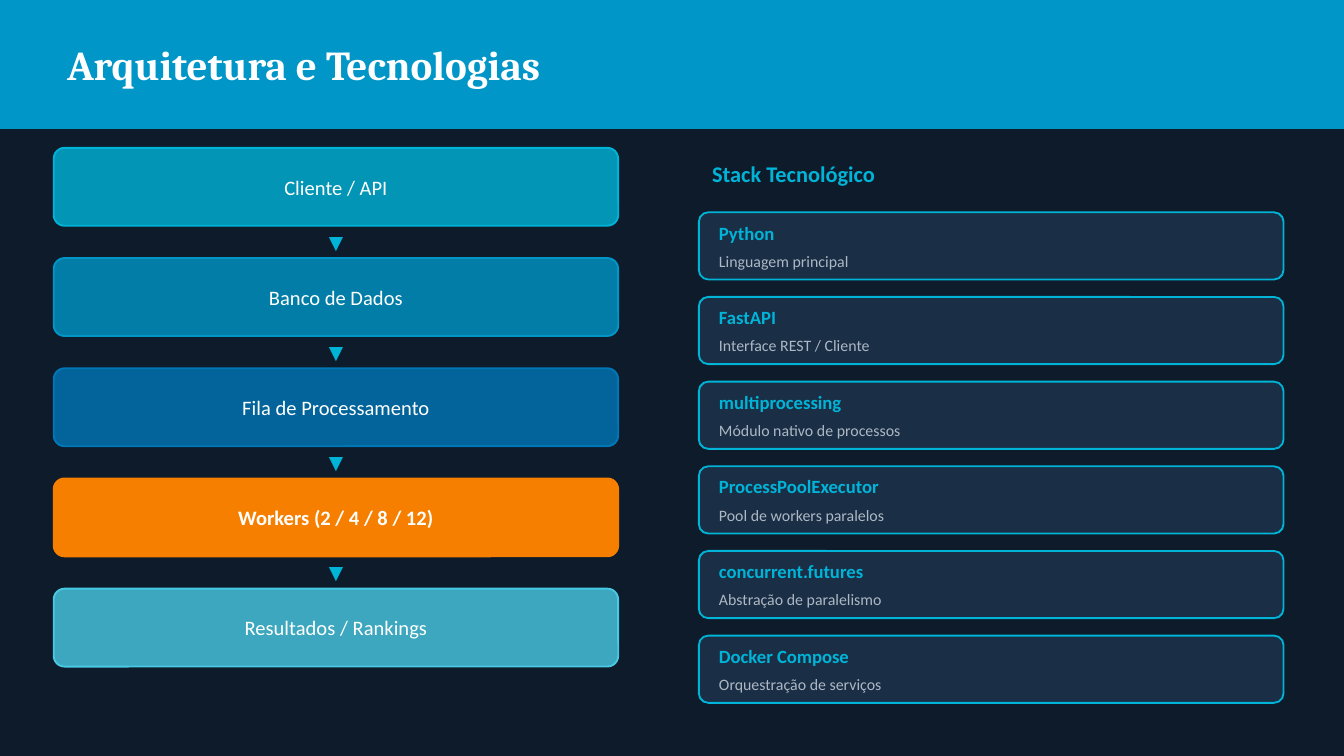
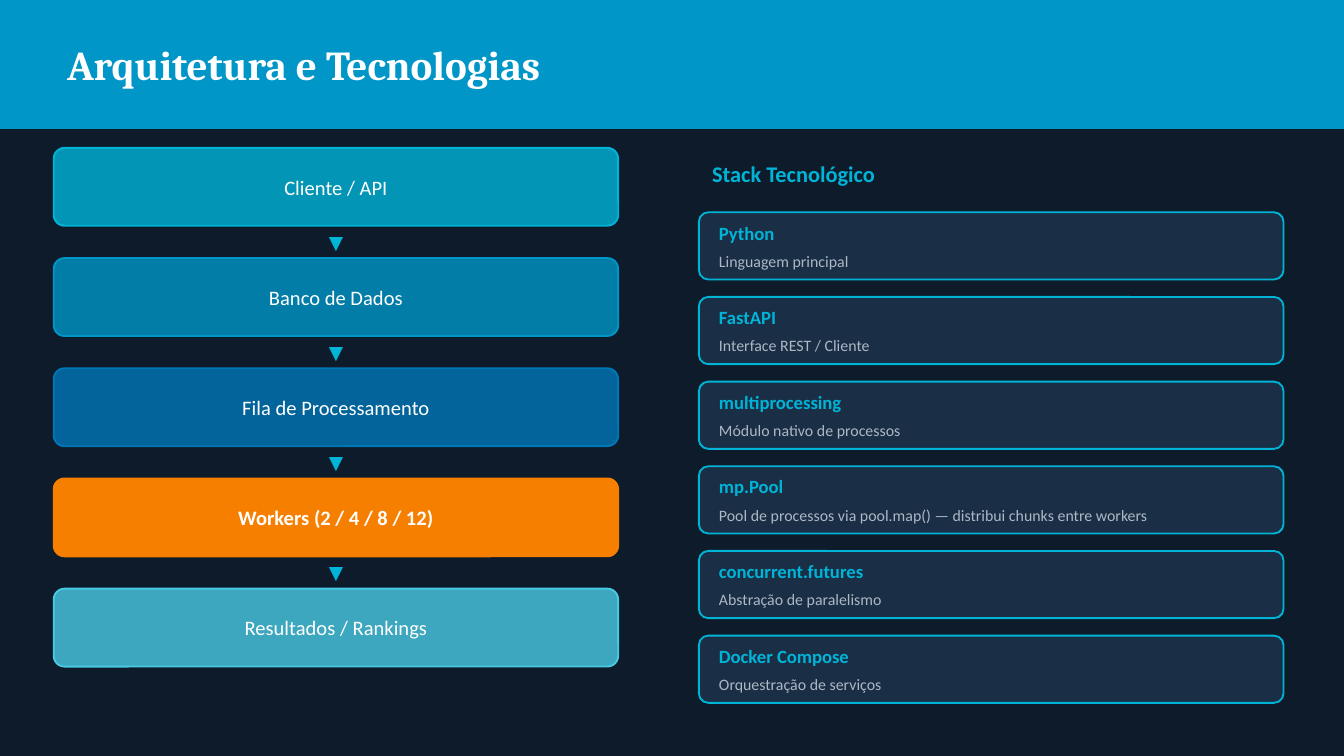
Before and after one commit to Filipe08-000/trabalho-prog-concorrente, a slide deck: slide 3 of slides_prog_concorrente.pptx. Drawn at 1344x756 pixels with LibreOffice and Linux fonts; fonts in the diff are those of the drawing. Boxes give left, top, right and bottom in pixels: in the first picture for what was removed or moved away, otherwise in the second. Text is boxed around its words. In the diff, an @@ line names an element or a change of style, - is before the commit and + after.

```diff
--- a/slides_prog_concorrente.pptx
+++ b/slides_prog_concorrente.pptx
@@ text at [719,509,1147,524]: text changed @@
-Pool de workers paralelos
+Pool de processos via pool.map() — distribui chunks entre workers
@@ text at [719,480,783,496]: text changed @@
-ProcessPoolExecutor
+mp.Pool
```
Also in this commit, not shown: 2 other slides changed.
